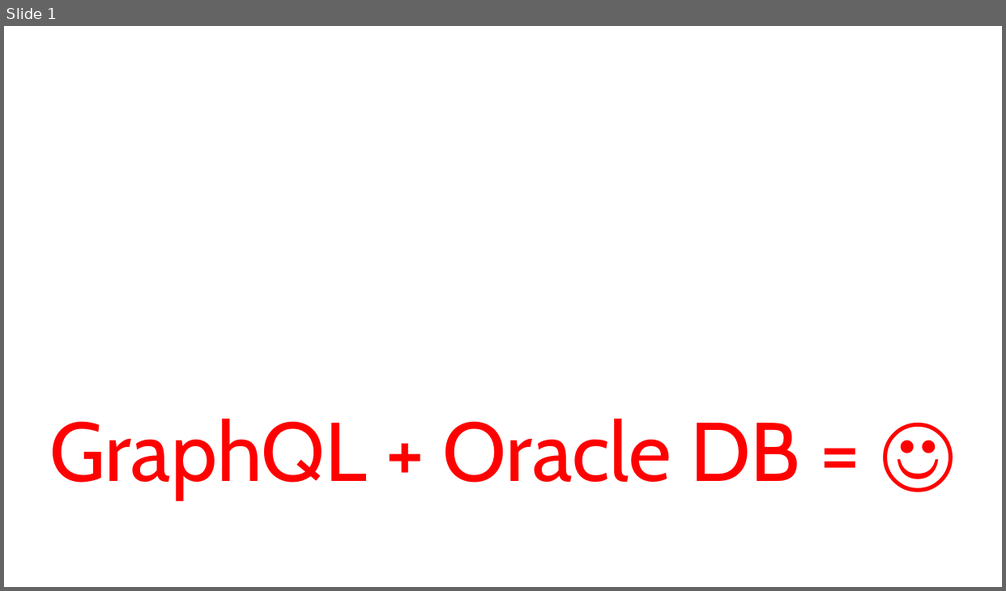
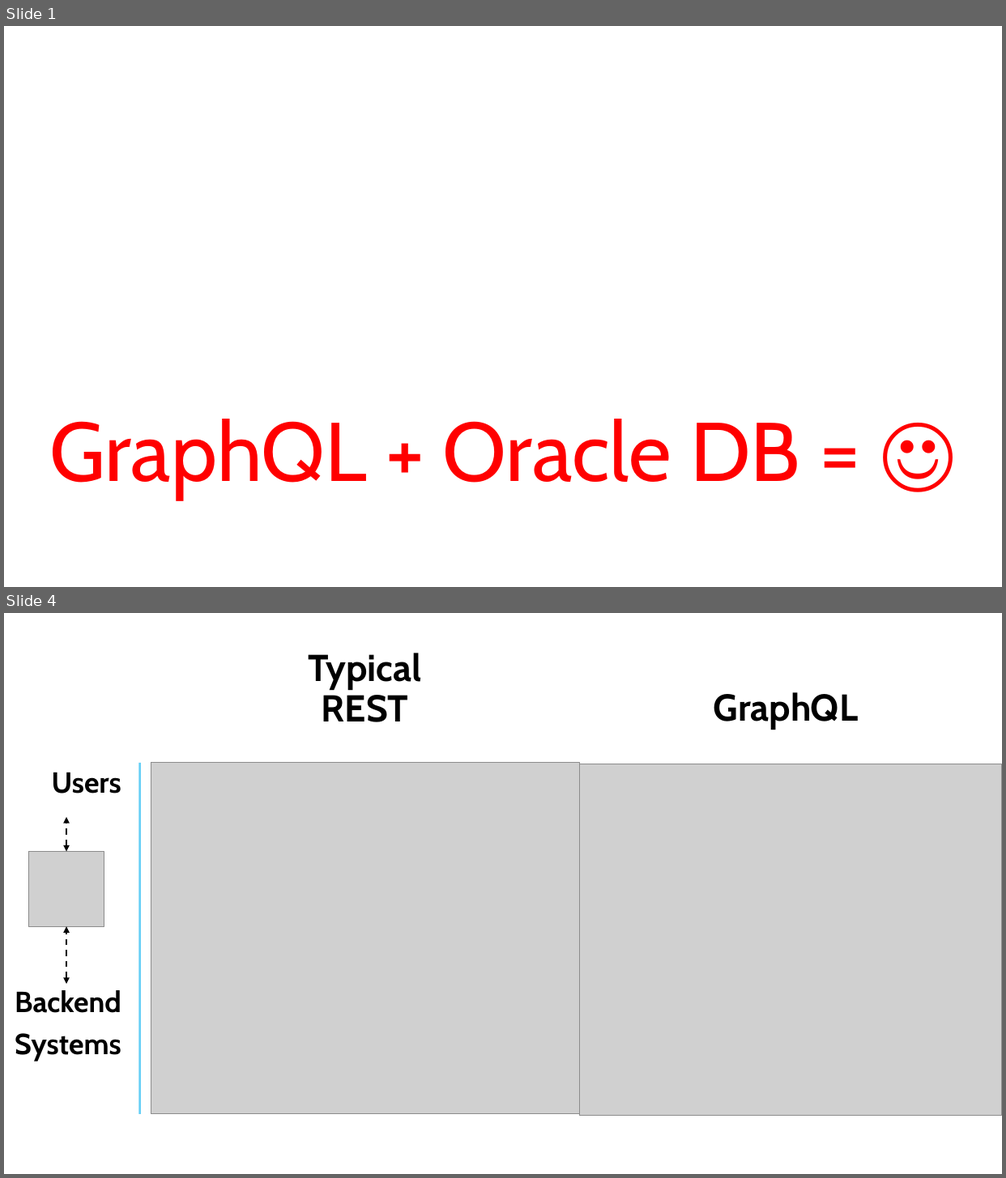
Before and after one commit to sblack4/oracledb-graphql-demo, a slide deck: docs/figures.pptx. Shown one above the other, each under a label of ours: slide 1 before the commit, slides 1 and 4 after it; the slides between them are not shown. The pictures are 1006x591 and 1006x1178 pixels, drawn with LibreOffice and Linux fonts; fonts in the diff are those of the drawing; grey boxes stand for pictures. Boxes give left, top, right and bottom in pixels: in the first picture for what was removed or moved away, otherwise in the second. Text is boxed around its words. In the diff, an @@ line names an element or a change of style, - is before the commit and + after.

```diff
--- a/docs/figures.pptx
+++ b/docs/figures.pptx
@@ slide 4 added at [4, 613, 1002, 1174], background #FFFFFF @@
@@ text added at [309, 653, 422, 722], 36 pt, text #000000, bold @@
+Typical REST
@@ text added at [714, 692, 858, 730], 36 pt, text #000000, bold @@
+GraphQL
@@ text added at [52, 773, 121, 794], 28 pt, text #000000, bold @@
+Users
@@ line added from (140, 1114) to (140, 763), #00B0F0 2 pt @@
@@ picture added at [151, 763, 579, 1114] @@
@@ picture added at [580, 764, 1002, 1116] @@
@@ double arrow added from (66, 852) to (66, 817), #000000 1.5 pt dashed @@
@@ picture added at [28, 852, 104, 926] @@
@@ double arrow added from (66, 984) to (66, 926), #000000 1.5 pt dashed @@
@@ text added at [15, 990, 121, 1062], 28 pt, text #000000, bold @@
+Backend
+Systems
```
Also in this commit, not shown: 2 other slides added, 18 other files.
